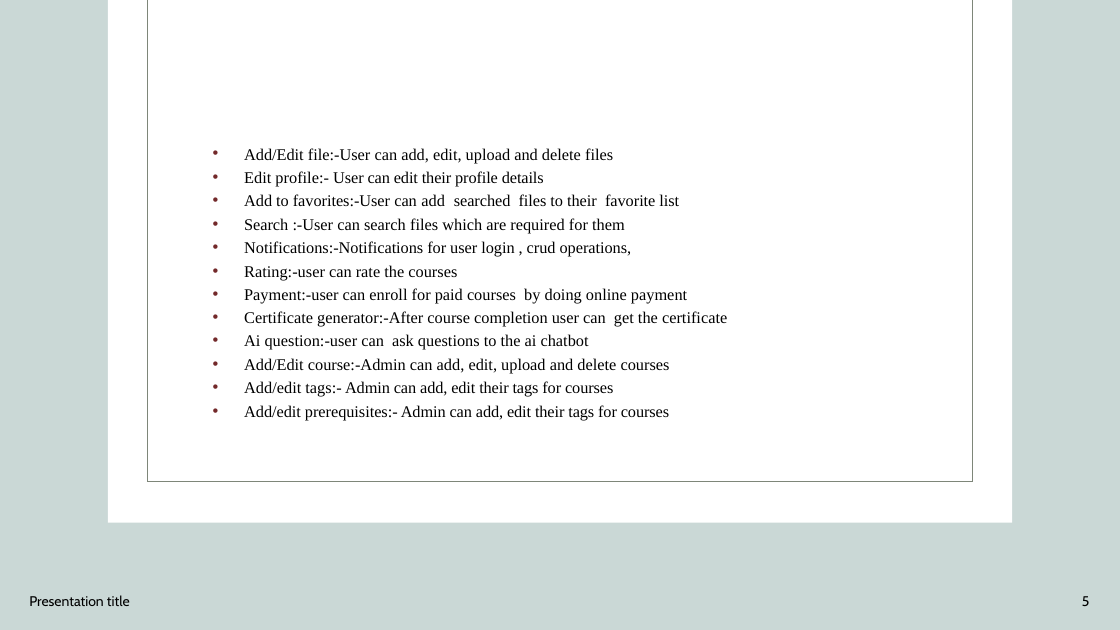
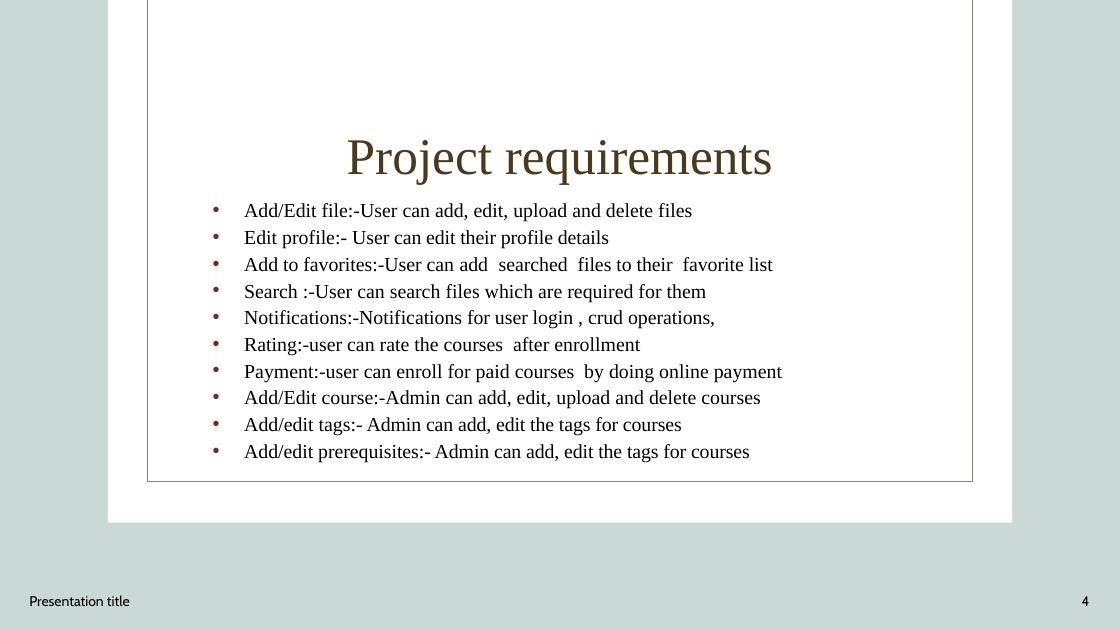
Before and after one commit to hemaprabham/ONLINE-STUDY-NOTES, a slide deck: slide 4 of ONLINE STUDY NOTES PORTAL.pptx (slide 5 before the commit). Drawn at 1120x630 pixels with LibreOffice and Linux fonts; fonts in the diff are those of the drawing; background and template pictures are left out. Boxes give left, top, right and bottom in pixels: in the first picture for what was removed or moved away, otherwise in the second. Text is boxed around its words. In the diff, an @@ line names an element or a change of style, - is before the commit and + after.

```diff
--- a/ONLINE STUDY NOTES PORTAL.pptx
+++ b/ONLINE STUDY NOTES PORTAL.pptx
@@ title added at bbox=[347, 140, 773, 185], 44 pt, text #4A3A1C @@
+Project requirements
@@ text "Add/Edit file:-User can add, edit, ...": place and size @@
-text "Add/Edit file:-User can add, edit, ..." at bbox=[244, 148, 727, 421]
+text "Add/Edit file:-User can add, edit, ..." at bbox=[244, 203, 782, 463]
@@ text at bbox=[244, 203, 782, 409]: size 14 to 17 pt in "Add/Edit file:-User can add, edit, upload and ...", "Edit profile:- User can edit their profile ...", "Add to favorites:-User can add searched files ...", "Search :-User can search files which are ..." and 3 more places @@
@@ text at bbox=[244, 311, 727, 350]: paragraphs removed @@
-• Certificate generator:-After course completion user can get the certificate
-• Ai question:-user can ask questions to the ai chatbot
@@ text at bbox=[244, 337, 640, 356]: text changed; size 14 to 17 pt @@
-• Rating:-user can rate the courses
+• Rating:-user can rate the courses after enrollment
@@ text at bbox=[244, 417, 750, 463]: text changed; size 14 to 17 pt @@
-• Add/edit tags:- Admin can add, edit their tags for courses
-• Add/edit prerequisites:- Admin can add, edit their tags for courses
+• Add/edit tags:- Admin can add, edit the tags for courses
+• Add/edit prerequisites:- Admin can add, edit the tags for courses
@@ page number at bbox=[1082, 596, 1090, 606]: text changed @@
-5
+4
```
Also in this commit, not shown: 2 other slides changed, 1 slide removed, 18 other files.
